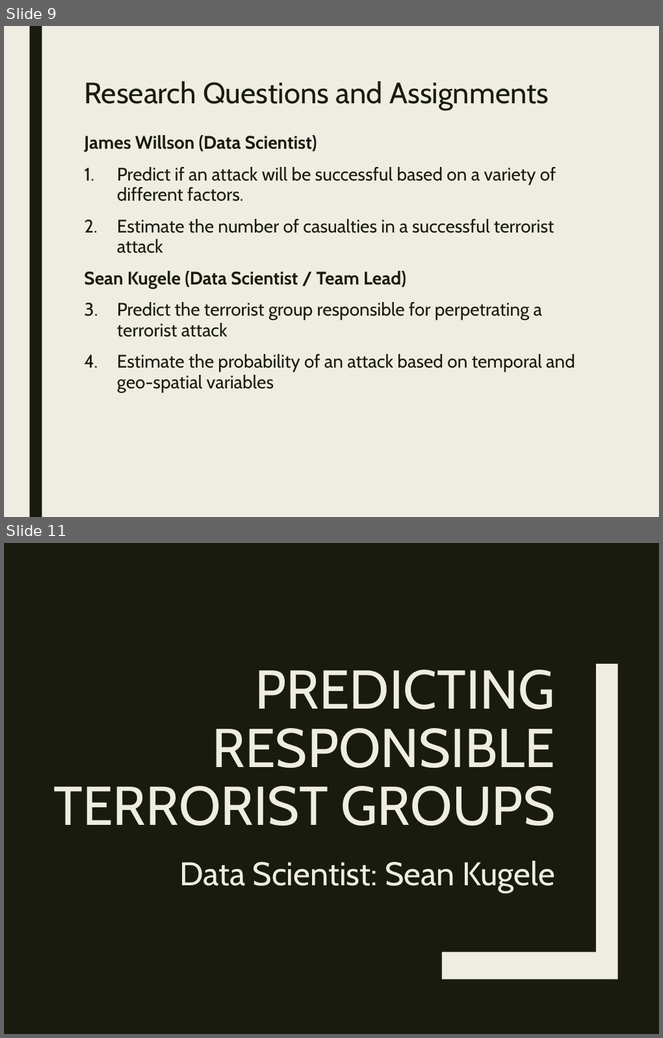
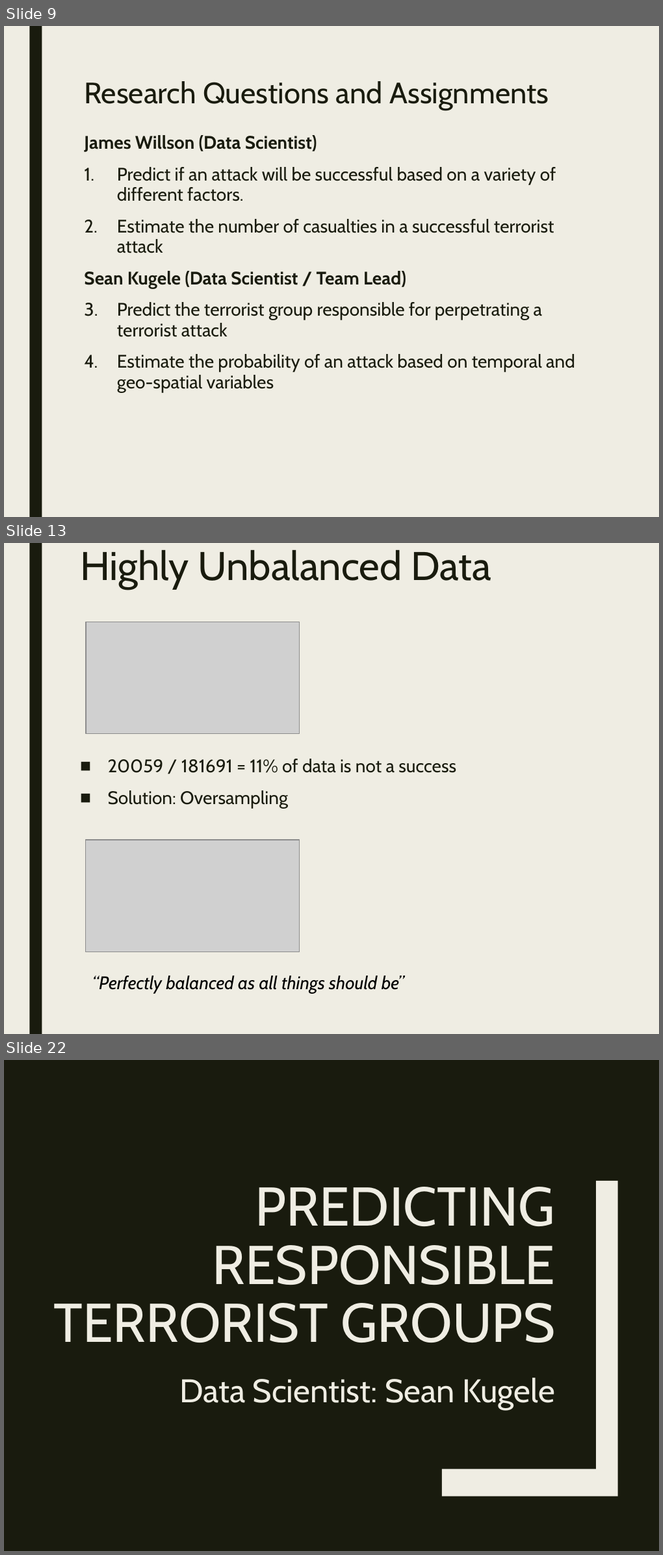
Before and after one commit to stats-learning-fall2019/final-project, a slide deck: presentation/gtdb-final-presentation.pptx. Shown one above the other, each under a label of ours: slides 9 and 11 before the commit, slides 9, 13 and 22 after it; the slides between them are not shown. The pictures are 663x1038 and 663x1555 pixels, drawn with LibreOffice and Linux fonts; fonts in the diff are those of the drawing; grey boxes stand for pictures. Boxes give left, top, right and bottom in pixels: in the first picture for what was removed or moved away, otherwise in the second. Text is boxed around its words. In the diff, an @@ line names an element or a change of style, - is before the commit and + after.

```diff
--- a/presentation/gtdb-final-presentation.pptx
+++ b/presentation/gtdb-final-presentation.pptx
@@ slide 13 added at box(4, 543, 659, 1034), background #EFEDE3; not listed: 1 template element that a slide beside it also shows @@
@@ title added at box(80, 550, 492, 589), 44 pt, text #191B0E @@
+Highly Unbalanced Data
@@ picture added at box(86, 622, 300, 733) @@
@@ text added at box(108, 759, 456, 808), 20 pt, text #191B0E @@
+■ 20059 / 181691 = 11% of data is not a success
+■ Solution: Oversampling
@@ picture added at box(86, 840, 300, 953) @@
@@ text added at box(92, 976, 404, 993), 20 pt, text #000000, italic @@
+“Perfectly balanced as all things should be”
@@ what was slide 11 is now slide 22 @@
```
Also in this commit, not shown: 11 other slides added, 1 slide removed, 16 other files.
